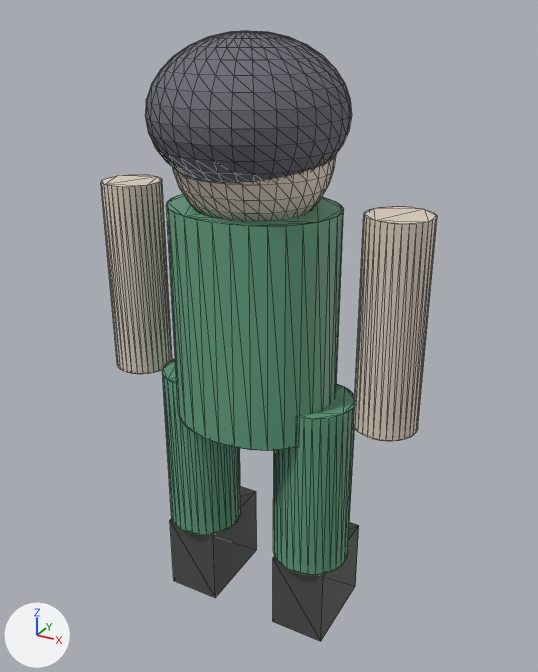
One commit to the glTF model assets/models/cyraxx.glb: the scene before it, then after it.
Camera for both pictures: a 50 mm lens placed at (1.012, -1.754, 1.869), pointed at (0.031, 0.029, 0.978). Every picture has the same lights, and +X, +Y and +Z are marked at lower left. The picture after the commit comes second. Mesh edges are drawn as thin lines. Where no turn or scale is listed for an object, it has been applied to the vertices. Vertices at exactly the same position are counted once.

Objects in the first picture: 'Arm_L', 'Arm_R', 'Beanie', 'Boot_L', 'Boot_R', 'Head', 'Leg_L', 'Leg_R', 'Torso'.
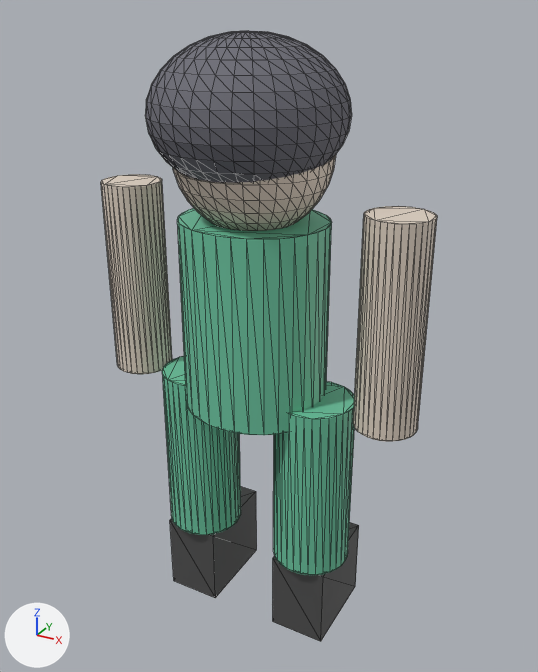
Diff of the bpy script that builds the scene:
```diff
--- a/assets/models/cyraxx.glb.py
+++ b/assets/models/cyraxx.glb.py
@@ mat_gearcyraxx @@
 mat_gearcyraxx = principled_material('GearCyraxx')
-mat_gearcyraxx.base_color = (0.12, 0.35, 0.22)  # green #61a081
+mat_gearcyraxx.base_color = (0.15, 0.55, 0.35)  # green #6cc4a0
@@ me_cylinder @@
 # used by ob_torso; location = (0.0, 0.0, 0.0)
-me_cylinder.from_pydata(...)  # 64 vertices, 124 faces; spans x -0.252..0.252, y -0.21..0.21, z 0.725..1.375
+me_cylinder.from_pydata(...)  # 64 vertices, 124 faces; spans x -0.218..0.218, y -0.196..0.196, z 0.764..1.336
+# me_cylinder part 1: the whole mesh is scaled about its middle by (0.867, 0.933, 0.88)
 me_cylinder.materials.append(mat_gearcyraxx)
```

Changed parts and their boxes (x1, y1, x2, y2) in the pictures (538 x 672 px):
'Torso', recoloured, rescaled (12% narrower, 12% shorter)
    before: (167, 194, 344, 451)
    after: (177, 208, 332, 435)
'Leg_R', recoloured
    both: (273, 384, 354, 575)
'Leg_L', recoloured
    both: (162, 359, 241, 535)
